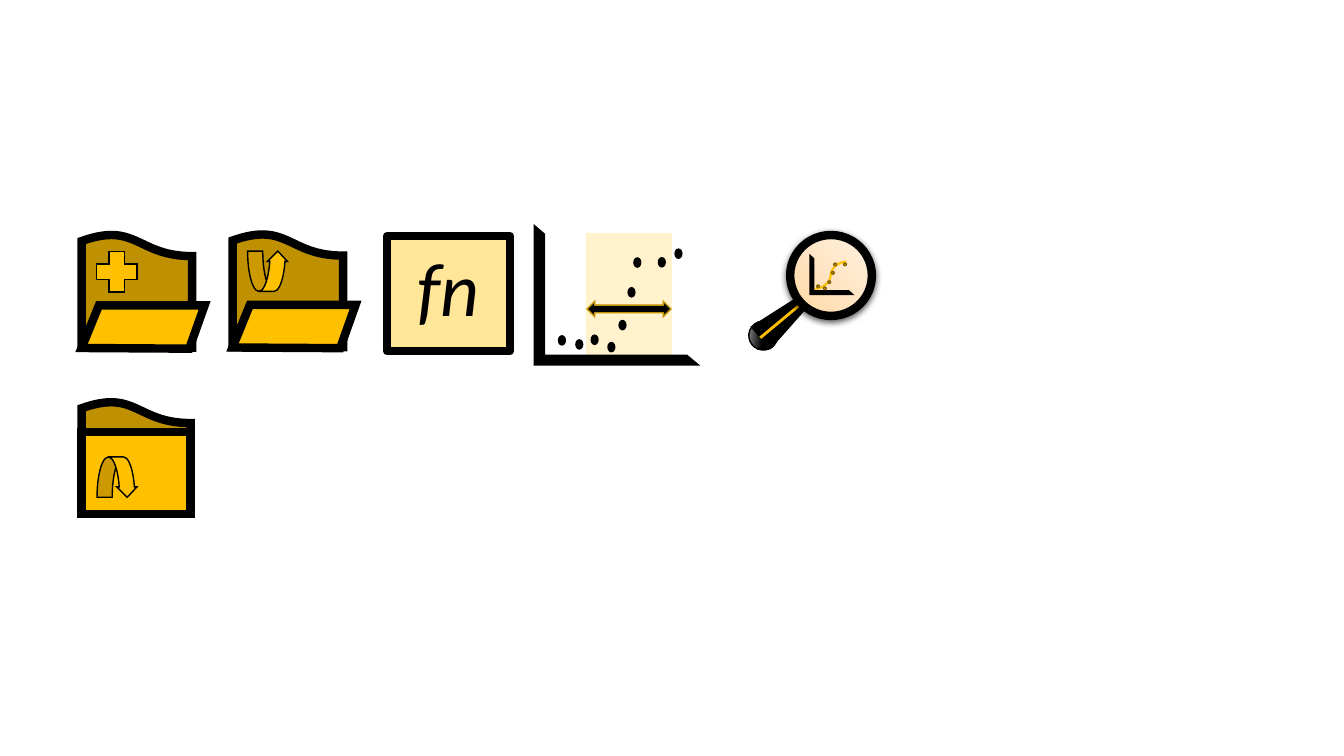
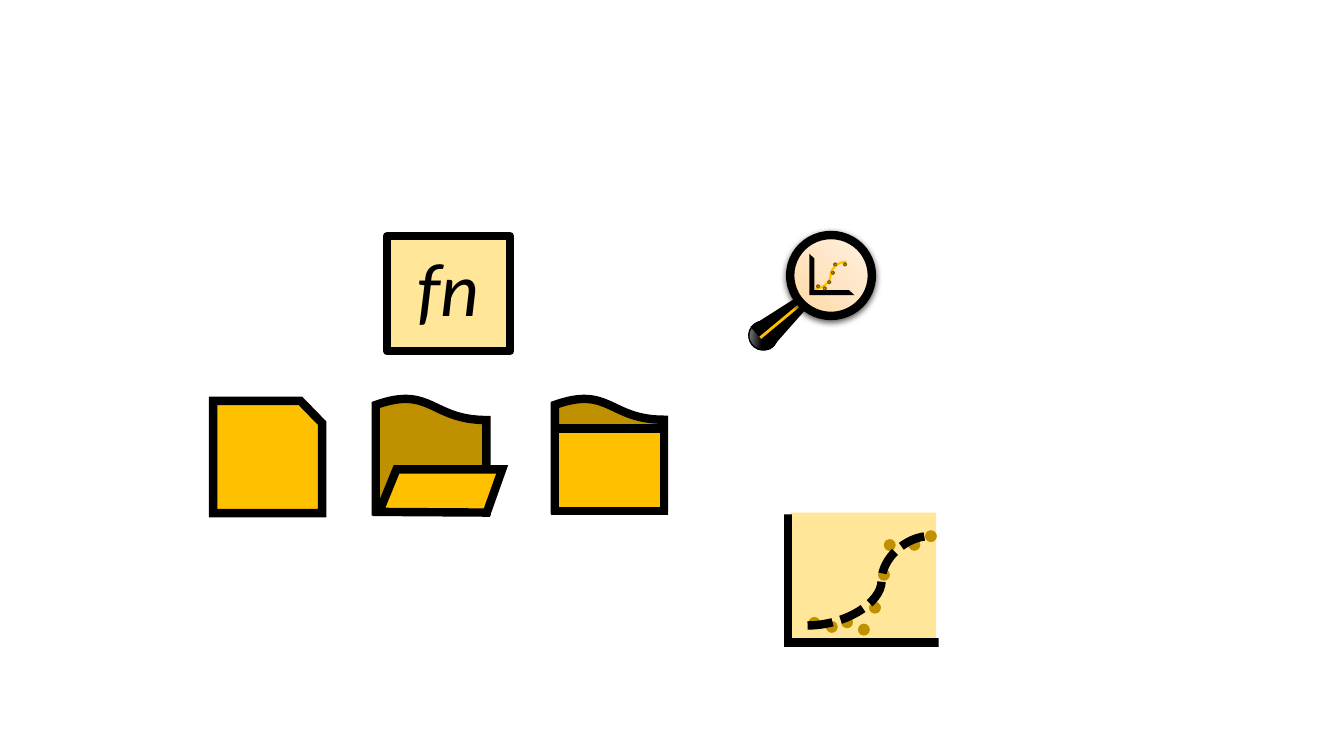
Before and after one commit to ubenu/Blits, a slide deck: slide 4 of Resources/Other/Icons.pptx. Drawn at 1344x756 pixels with LibreOffice and Linux fonts; fonts in the diff are those of the drawing. Boxes give left, top, right and bottom in pixels: in the first picture for what was removed or moved away, otherwise in the second. Text is boxed around its words. In the diff, an @@ line names an element or a change of style, - is before the commit and + after.

```diff
--- a/Resources/Other/Icons.pptx
+++ b/Resources/Other/Icons.pptx
@@ flow chart document removed at <box>82,234,193,348</box> @@
@@ plus removed at <box>97,252,137,292</box> @@
@@ curved down arrow removed at <box>248,251,288,291</box> @@
@@ freeform shape removed at <box>82,306,205,349</box> @@
@@ group removed at <box>559,233,683,360</box>: 9 ellipses, 1 rectangle, 1 left right arrow @@
@@ flow chart punched card added at <box>214,401,323,513</box>, fill #FFC000, outline #000000 6 pt @@
@@ flow chart document: place and size @@
-flow chart document at <box>233,233,344,347</box>
+flow chart document at <box>376,397,487,511</box>
@@ flow chart document: place and size @@
-flow chart document at <box>82,401,191,513</box>
+flow chart document at <box>555,397,663,509</box>
@@ rectangle: place and size @@
-rectangle at <box>82,432,191,514</box>
+rectangle at <box>555,429,663,511</box>
@@ curved down arrow removed at <box>97,457,137,497</box> @@
@@ freeform shape: place and size @@
-freeform shape at <box>233,306,356,349</box>
+freeform shape at <box>379,470,502,513</box>
@@ half frame: place and size @@
-half frame at <box>538,233,690,361</box>
+half frame at <box>788,514,940,642</box>
@@ half frame at <box>788,514,940,642</box>: proportions changed @@
@@ group added at <box>790,513,938,645</box>: 9 ellipses, 1 rectangle, 1 curved line @@
```
Also in this commit, not shown: 1 other slide changed, 9 other files.
